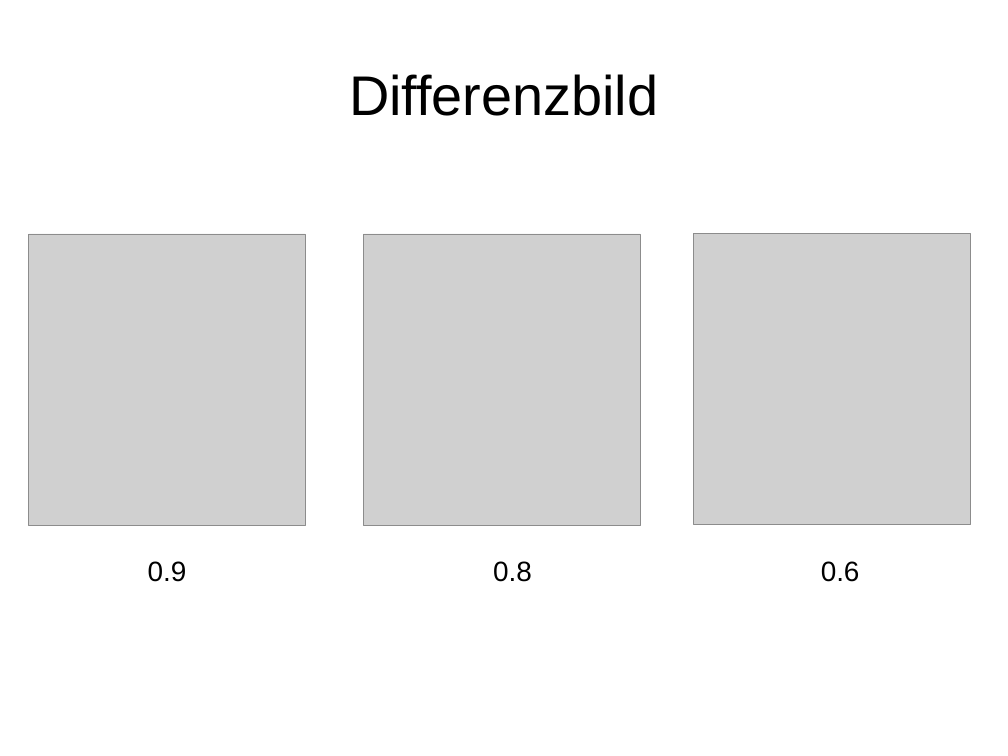
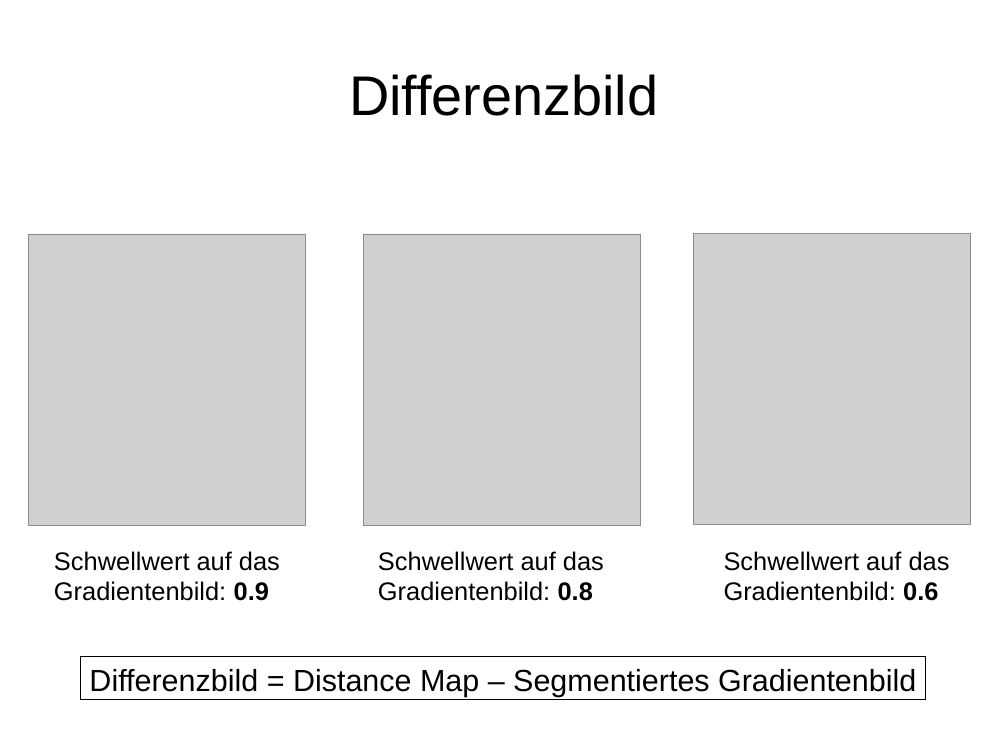
Before and after one commit to sandrellaella/bildverarbeitung, a slide deck: slide 11 of docs/Zwischenstand_1272012.odp (slide 10 before the commit). Drawn at 1008x756 pixels with LibreOffice and Linux fonts; fonts in the diff are those of the drawing; grey boxes stand for pictures. Boxes give left, top, right and bottom in pixels: in the first picture for what was removed or moved away, otherwise in the second. Text is boxed around its words. In the diff, an @@ line names an element or a change of style, - is before the commit and + after.

```diff
--- a/docs/Zwischenstand_1272012.odp
+++ b/docs/Zwischenstand_1272012.odp
@@ text at <box>54,551,280,601</box>: text changed; size 22 to 20 pt @@
-0.9
+Schwellwert auf das Gradientenbild: 0.9
@@ text at <box>378,551,604,601</box>: text changed; size 22 to 20 pt @@
-0.8
+Schwellwert auf das Gradientenbild: 0.8
@@ text at <box>724,551,950,601</box>: text changed; size 22 to 20 pt @@
-0.6
+Schwellwert auf das Gradientenbild: 0.6
@@ rectangle added at <box>80,657,926,700</box>, outline #000000 0 pt, 24 pt, text #000000 @@
+Differenzbild = Distance Map – Segmentiertes Gradientenbild
```
Also in this commit, not shown: 8 other slides changed, 5 slides added, 2 slides removed, 1 other file.
